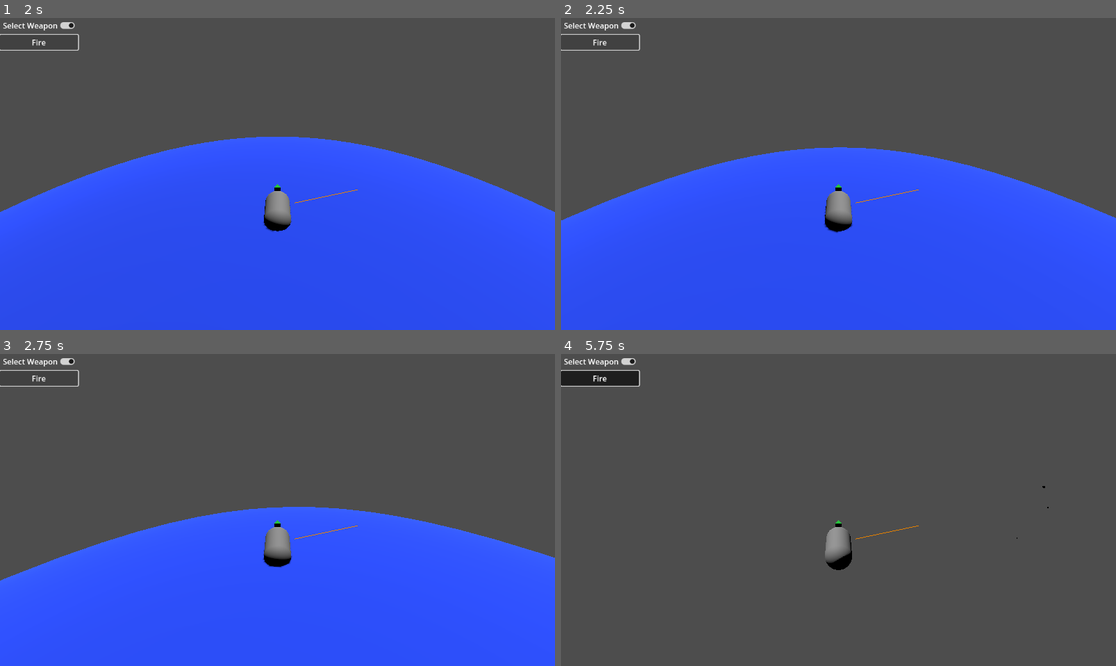
Above: before the commit, frames 1-4 (two rows, left to right).
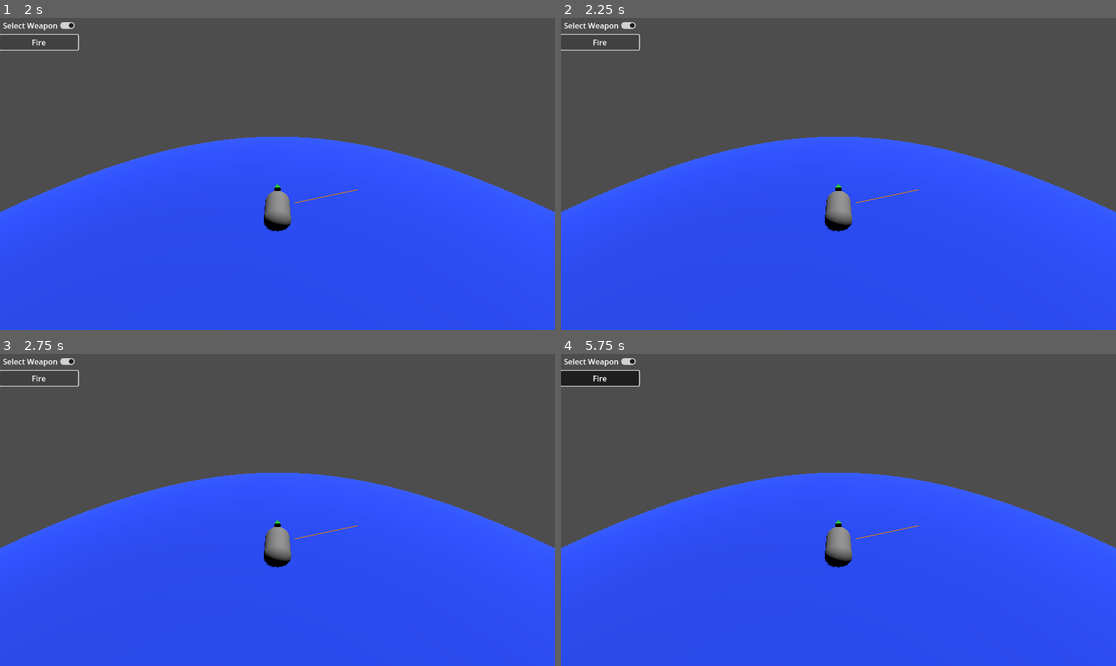
Above: after the commit, the same moments.

Repository: D4Devil/project--shipwrecked
Game: Godot game, scene res://scenes/test.tscn
The game is run twice, just before and just after one commit, with the same random seed, the same clock (stepped at 60 frames per second) and the same inputs.
Inputs:
- Up to frame 1 (2 s): click "Select Weapon" at 0.5 s; click "Fire" at 1.25 s
- Up to frame 2 (2.25 s): tap Enter (ui_accept) at 2 s; hold Right (ui_right) from 2.03 s (still down); hold Enter (ui_accept) from 2.03 s (still down)
- Up to frame 3 (2.75 s): keep holding Right (ui_right); keep holding Enter (ui_accept)
- Up to frame 4 (5.75 s): release Right (ui_right) at 2.78 s; release Enter (ui_accept) at 2.78 s; hold Left (ui_left) 2.78-3.53 s; tap Enter (ui_accept) at 2.85, 3.02, 3.32, 4.35, 4.52, 4.82 s; hold Enter (ui_accept) 3.53-4.28 s; hold Right (ui_right) 3.53-5.03 s; hold Left (ui_left) from 5.03 s (still down); hold Enter (ui_accept) from 5.03 s (still down); tap Escape (ui_cancel) at 5.65 s

Frame 1 is identical in both runs. In frame 2, 3.2% of the frame differs, in the area x 0-100%, y 38-69%; in frame 3, 9.8%; in frame 4, 53%, in the area x 0-100%, y 38-100%.

Commit message:
Ship navigation input handlers

Diff:
--- a/project.godot
+++ b/project.godot
@@ -179,6 +179,126 @@
 "events": [Object(InputEventJoypadButton,"resource_local_to_scene":false,"resource_name":"","device":-1,"button_index":4,"pressure":0.0,"pressed":true,"script":null)
 ]
 }
+in_game_l_up={
+"deadzone": 0.5,
+"events": [Object(InputEventJoypadMotion,"resource_local_to_scene":false,"resource_name":"","device":-1,"axis":1,"axis_value":-1.0,"script":null)
+]
+}
+in_game_l_right={
+"deadzone": 0.5,
+"events": [Object(InputEventJoypadMotion,"resource_local_to_scene":false,"resource_name":"","device":-1,"axis":0,"axis_value":1.0,"script":null)
+]
+}
+in_game_l_down={
+"deadzone": 0.5,
+"events": [Object(InputEventJoypadMotion,"resource_local_to_scene":false,"resource_name":"","device":-1,"axis":1,"axis_value":1.0,"script":null)
+]
+}
+in_game_l_left={
+"deadzone": 0.5,
+"events": [Object(InputEventJoypadMotion,"resource_local_to_scene":false,"resource_name":"","device":-1,"axis":0,"axis_value":-1.0,"script":null)
+]
+}
+in_game_r_up={
+"deadzone": 0.5,
+"events": [Object(InputEventJoypadMotion,"resource_local_to_scene":false,"resource_name":"","device":-1,"axis":3,"axis_value":-1.0,"script":null)
+]
+}
+in_game_r_right={
+"deadzone": 0.5,
+"events": [Object(InputEventJoypadMotion,"resource_local_to_scene":false,"resource_name":"","device":-1,"axis":2,"axis_value":1.0,"script":null)
+]
+}
+in_game_r_down={
+"deadzone": 0.5,
+"events": [Object(InputEventJoypadMotion,"resource_local_to_scene":false,"resource_name":"","device":-1,"axis":3,"axis_value":1.0,"script":null)
+]
+}
+in_game_r_left={
+"deadzone": 0.5,
+"events": [Object(InputEventJoypadMotion,"resource_local_to_scene":false,"resource_name":"","device":-1,"axis":2,"axis_value":-1.0,"script":null)
+]
+}
+in_game_r_click={
+"deadzone": 0.5,
+"events": [Object(InputEventJoypadButton,"resource_local_to_scene":false,"resource_name":"","device":-1,"button_index":8,"pressure":0.0,"pressed":true,"script":null)
+]
+}
+in_game_l_click={
+"deadzone": 0.5,
+"events": [Object(InputEventJoypadButton,"resource_local_to_scene":false,"resource_name":"","device":-1,"button_index":7,"pressure":0.0,"pressed":true,"script":null)
+]
+}
+in_game_x={
+"deadzone": 0.5,
+"events": [Object(InputEventJoypadButton,"resource_local_to_scene":false,"resource_name":"","device":-1,"button_index":2,"pressure":0.0,"pressed":true,"script":null)
+]
+}
+in_game_y={
+"deadzone": 0.5,
+"events": [Object(InputEventJoypadButton,"resource_local_to_scene":false,"resource_name":"","device":-1,"button_index":3,"pressure":0.0,"pressed":true,"script":null)
+]
+}
+in_game_a={
+"deadzone": 0.5,
+"events": [Object(InputEventJoypadButton,"resource_local_to_scene":false,"resource_name":"","device":-1,"button_index":0,"pressure":0.0,"pressed":true,"script":null)
+]
+}
+in_game_b={
+"deadzone": 0.5,
+"events": [Object(InputEventJoypadButton,"resource_local_to_scene":false,"resource_name":"","device":-1,"button_index":1,"pressure":0.0,"pressed":true,"script":null)
+]
+}
+in_game_l_b={
+"deadzone": 0.5,
+"events": [Object(InputEventJoypadButton,"resource_local_to_scene":false,"resource_name":"","device":-1,"button_index":9,"pressure":0.0,"pressed":true,"script":null)
+]
+}
+in_game_l_t={
+"deadzone": 0.5,
+"events": [Object(InputEventJoypadMotion,"resource_local_to_scene":false,"resource_name":"","device":-1,"axis":4,"axis_value":1.0,"script":null)
+]
+}
+in_game_r_b={
+"deadzone": 0.5,
+"events": [Object(InputEventJoypadButton,"resource_local_to_scene":false,"resource_name":"","device":-1,"button_index":10,"pressure":0.0,"pressed":true,"script":null)
+]
+}
+in_game_r_t={
+"deadzone": 0.5,
+"events": [Object(InputEventJoypadMotion,"resource_local_to_scene":false,"resource_name":"","device":-1,"axis":5,"axis_value":1.0,"script":null)
+]
+}
+in_game_pad_up={
+"deadzone": 0.5,
+"events": [Object(InputEventJoypadButton,"resource_local_to_scene":false,"resource_name":"","device":-1,"button_index":11,"pressure":0.0,"pressed":true,"script":null)
+]
+}
+in_game_pad_right={
+"deadzone": 0.5,
+"events": [Object(InputEventJoypadButton,"resource_local_to_scene":false,"resource_name":"","device":-1,"button_index":14,"pressure":0.0,"pressed":true,"script":null)
+]
+}
+in_game_pad_down={
+"deadzone": 0.5,
+"events": [Object(InputEventJoypadButton,"resource_local_to_scene":false,"resource_name":"","device":-1,"button_index":12,"pressure":0.0,"pressed":true,"script":null)
+]
+}
+in_game_pad_left={
+"deadzone": 0.5,
+"events": [Object(InputEventJoypadButton,"resource_local_to_scene":false,"resource_name":"","device":-1,"button_index":13,"pressure":0.0,"pressed":true,"script":null)
+]
+}
+in_game_start={
+"deadzone": 0.5,
+"events": [Object(InputEventJoypadButton,"resource_local_to_scene":false,"resource_name":"","device":-1,"button_index":6,"pressure":0.0,"pressed":true,"script":null)
+]
+}
+in_game_menu={
+"deadzone": 0.5,
+"events": [Object(InputEventJoypadButton,"resource_local_to_scene":false,"resource_name":"","device":-1,"button_index":4,"pressure":0.0,"pressed":true,"script":null)
+]
+}
 
 [layer_names]
 
--- a/scripts/components/agent/input_agent.gd
+++ b/scripts/components/agent/input_agent.gd
@@ -5,15 +5,19 @@
 @export var sail : SailSimulation
 
 
-func _unhandled_input(event):
-	if event.is_action("ui_left"):
-		rudder.spin(-1 * rudder_speed)
+func _physics_process(_delta: float) -> void:
+	sail_input_handle()
+	rudder_input_handle()
 
-	if event.is_action("ui_right"):
-		rudder.spin(rudder_speed)
 
-	if event.is_action_pressed("ui_accept"):
+func sail_input_handle() -> void:
+	if Input.is_action_pressed("in_game_r_b"):
 		sail.sail_shift(1)
 
-	if event.is_action_pressed("ui_cancel"):
+	if Input.is_action_pressed("in_game_l_b"):
 		sail.sail_shift(-1)
+
+
+func rudder_input_handle() -> void:
+	var axis = Input.get_axis("in_game_l_left", "in_game_l_right")
+	rudder.spin(axis * rudder_speed)
